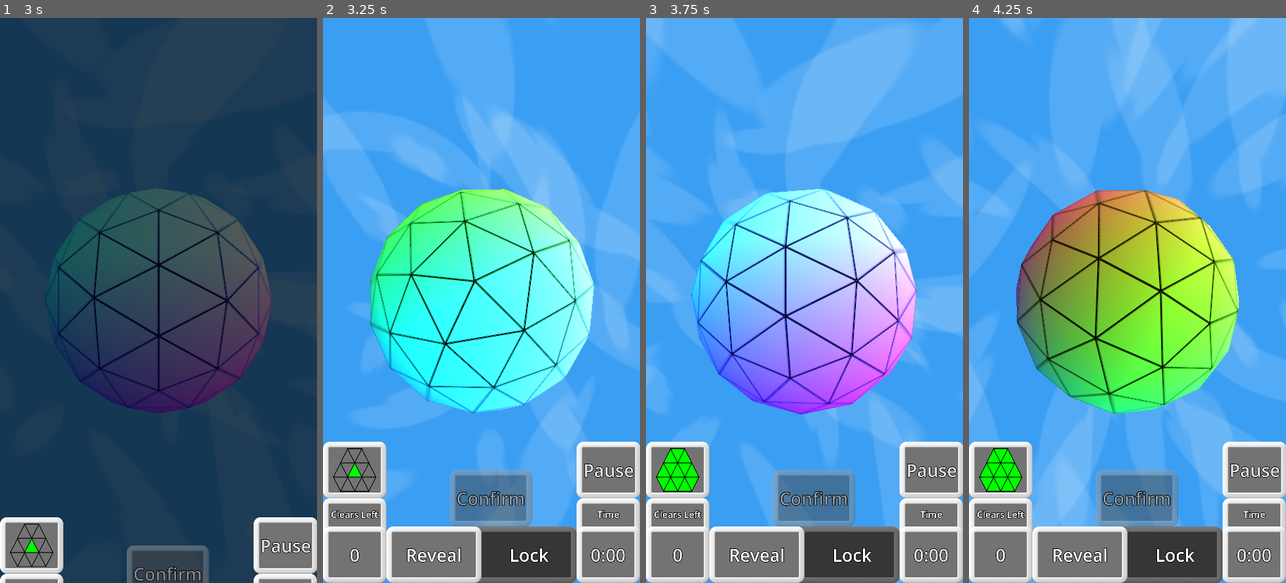
Above: before the commit, frames 1-4 (left to right).
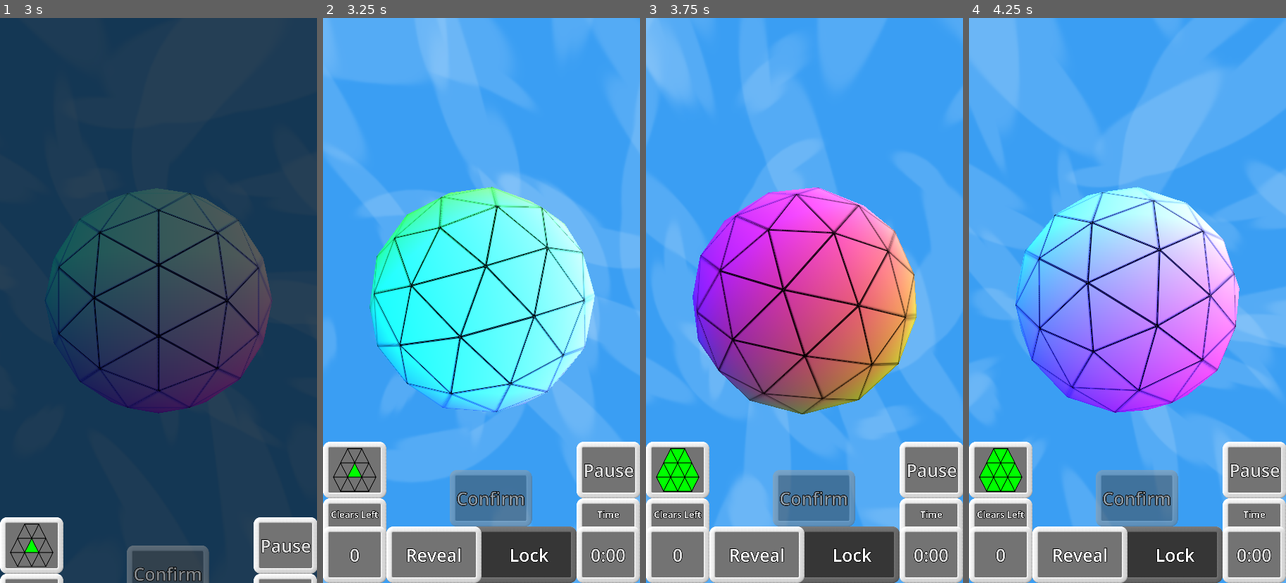
Above: after the commit, the same moments.

Repository: WalynC/sphereSweeperGodot
Game: Godot game, scene res://mainScenes/menu_scene.tscn
Two runs of this game, one before a commit and one after it. Both use one fixed random seed, a clock stepped at 60 frames per second and the inputs below. Sound files missing from this copy of the repository are replaced by a short silence.
Inputs (mouse positions are in pixels of both pictures, inside the frame that each line leads up to):
- Up to frame 1 (3 s): click "New" at 0.5 s; tap Enter at 1.25 s; move the mouse to (228, 272) at 1.27 s; hold Down (scroll_down) 1.28-2 s; click (228, 272) at 1.42 s; click "Play" at 2 s; drag from (95, 328) to (142, 413) at 2.77 s
- Up to frame 2 (3.25 s): no input
- Up to frame 3 (3.75 s): click (677, 470) at 3.5 s
- Up to frame 4 (4.25 s): no input

Frame 1 is identical in both runs. In frame 2, 33% of the frame differs, in the area x 0-100%, y 0-100%; in frame 3, 46%; in frame 4, 48%.

Commit message:
Spin speed scales with zoom

Diff:
--- a/scripts/Controls.gd
+++ b/scripts/Controls.gd
@@ -88,7 +88,7 @@
 	touch_points[event.index] = event.position
 	if touch_points.size() == 1:
 		var speed = min(event.relative.length(), maxSpeed)
-		inertia = event.relative.normalized() * speed * 0.005
+		inertia = event.relative.normalized() * speed * 0.005 * (cam.fov/maxZoom)
 		WindSound.instance.Spin(inertia.length(), decel)
 		pivot.rotate(to_global(cam.get_camera_transform().basis.x), inertia.y)
 		pivot.rotate(to_global(cam.get_camera_transform().basis.y), inertia.x)
